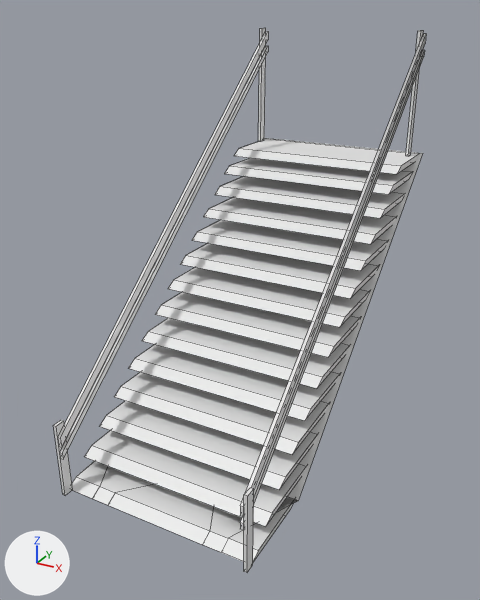
One commit to the FBX model Assets/3D ASSETS/Walls/stair_sample_01.fbx: the scene before it, then after it.
Camera for both pictures: a 50 mm camera at (5.8, -10.92, 12.76) aimed at (-3.23, 5.5, 4.55). Every picture has the same lights, and +X, +Y and +Z are marked at lower left. Mesh edges are drawn as thin lines. Materials are left out; every surface is plain grey. Where no turn or scale is listed for an object, it has been applied to the vertices.

In view in the first picture: 'stair_sample_01'.
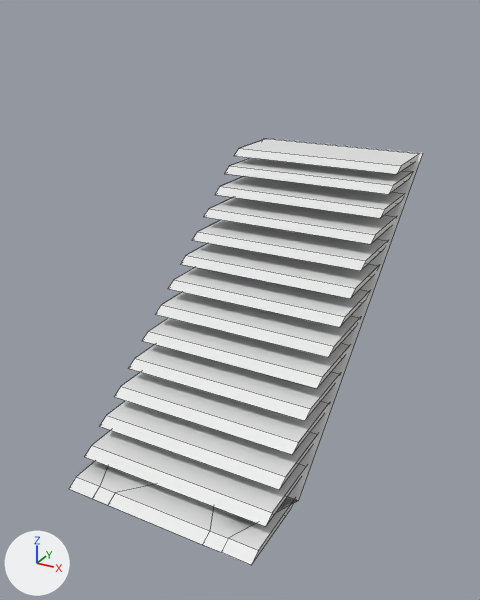
Commit message: 3D ASSETS - Stair fix

What differs and where, as boxes (x1, y1, x2, y2) in the pictures (480 x 600 px):
'stair_sample_01', reshaped (22% shorter)
    before: (54, 28, 426, 573)
    after: (69, 138, 423, 565)
part 1 of me_cube_024, deleted
    before: (54, 28, 426, 573)

What the commit changed:
me_cube_024 is used by ob_stair_sample_01; location (0.0, 0.0, 0.0).
me_cube_024 had 252 vertices, 131 faces and spanned x -6.12..0.12, y 0.0..12.75, z -0.01..12.1.
me_cube_024 now has 188 vertices, 83 faces and spans x -6.12..0.12, y 0.28..12.75, z -0.01..8.12.
me_cube_024 part 1: 8 loose pieces with 64 vertices, spanning x -6.0..0.0, y 0.0..12.3, z 0.0..12.1, are deleted.
